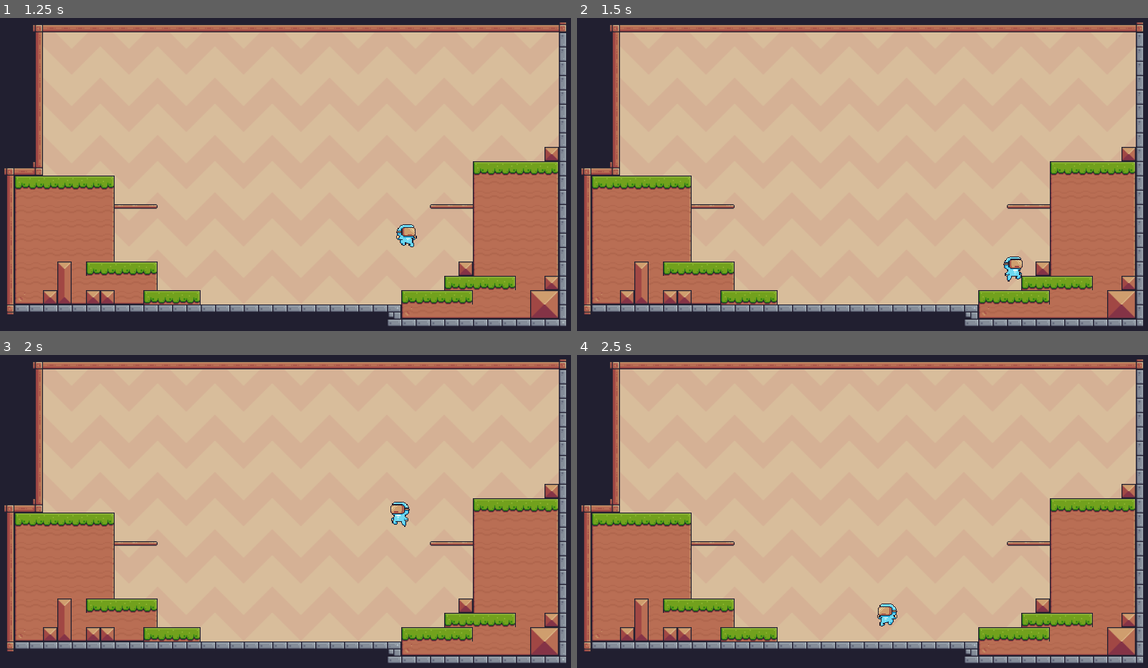
Above: before the commit, frames 1-4 (two rows, left to right).
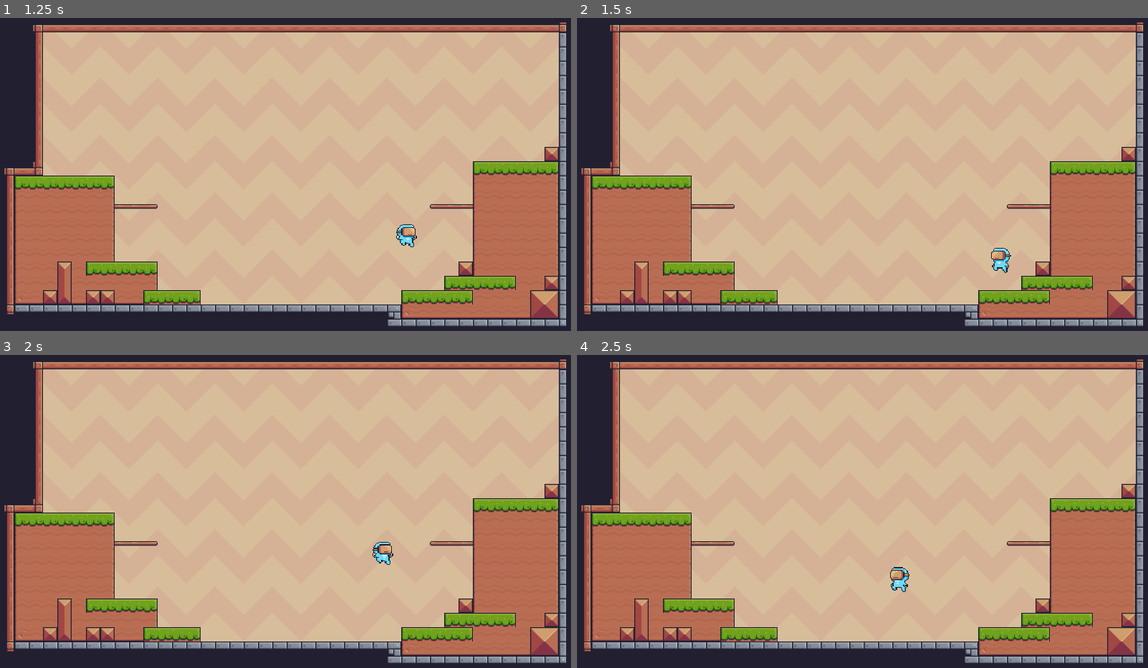
Above: after the commit, the same moments.

Repository: Pnsadeghy/2d_platformer_game_godot
Game: Godot game, scene res://scenes/levels/level_0001.tscn
Same seed, same stepped clock (60 frames per second), same inputs: the game is played once before the commit and once after it.
Inputs:
- Up to frame 1 (1.25 s): hold Right (right) from 0.53 s (still down); hold Space (jump) from 0.53 s (still down)
- Up to frame 2 (1.5 s): keep holding Right (right); release Space (jump) at 1.28 s; tap Space (jump) at 1.35 s
- Up to frame 3 (2 s): keep holding Right (right); tap Space (jump) at 1.52, 1.82 s
- Up to frame 4 (2.5 s): release Right (right) at 2.03 s; hold Left (left) from 2.03 s (still down); hold Space (jump) from 2.03 s (still down)

Frame 1 is identical in both runs. In frame 2, 0.4% of the frame differs, in the area x 72-79%, y 73-85%; in frame 3, 0.4%, in the area x 65-72%, y 46-68%; in frame 4, 0.4%.

Commit message:
Fix On wall

Diff:
--- a/modules/state_machine/states/character/OnAirState.gd
+++ b/modules/state_machine/states/character/OnAirState.gd
@@ -6,8 +6,14 @@
 	if !super.on_process(delta): return false
 
 	if entity.is_facing_wall():
-		state_machine.change_state(entity.on_wall_state)
-		return false
+
+		if entity.jump_requested:
+			state_machine.change_state(entity.wall_jump_state)
+			return false
+
+		if entity.velocity.y > 0:
+			state_machine.change_state(entity.on_wall_state)
+			return false
 
 	return true
 
--- a/modules/state_machine/states/character/OnWallState.gd
+++ b/modules/state_machine/states/character/OnWallState.gd
@@ -19,10 +19,9 @@
 		state_machine.change_state(entity.wall_jump_state)
 		return false
 
-	if !animation_set and entity.velocity.y > 0:
-		if entity.wall_distance() <= 10:
-			animation_set = true
-			entity.play_animation("on_wall")
+	if !animation_set and entity.wall_distance() <= 10:
+		animation_set = true
+		entity.play_animation("on_wall")
 
 func on_physics_process(delta):
 	super.on_physics_process(delta)
Not shown: 1 places in entities/player/player.tscn that only renumber resources
Not shown: 1 places in entities/player/player_animation.tres that only renumber resources
